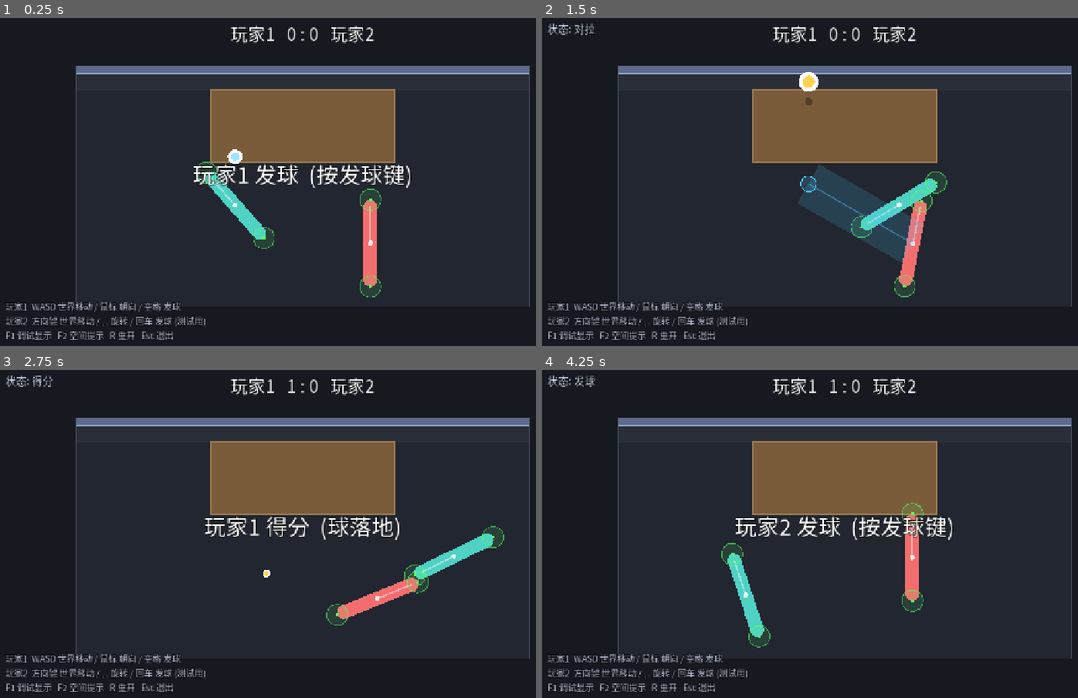
Above: before the commit, frames 1-4 (two rows, left to right).
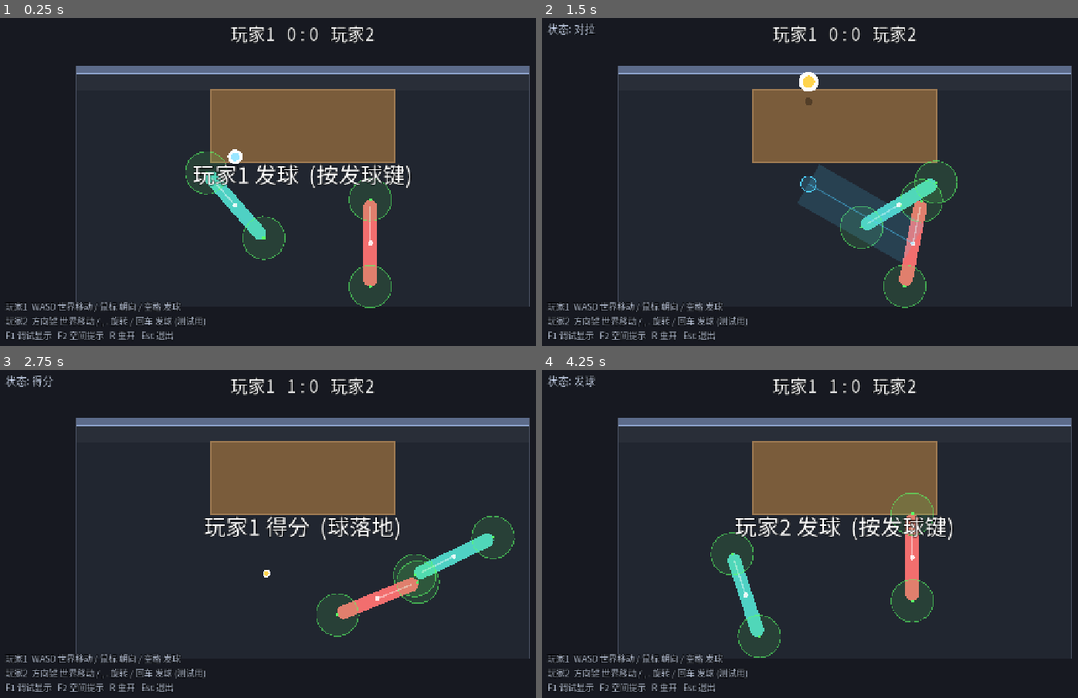
Above: after the commit, the same moments.

Repository: shuperidou/BMA-Arena
Game: Godot game, scene res://scenes/Main.tscn
Same seed, same stepped clock (60 frames per second), same inputs: the game is played once before the commit and once after it.
Inputs (mouse positions are in pixels of both pictures, inside the frame that each line leads up to):
- Up to frame 1 (0.25 s): no input
- Up to frame 2 (1.5 s): tap Enter at 0.5, 0.6 s; move the mouse to (981, 168) at 0.52 s; hold D 0.53-1.25 s; click (981, 168) at 0.67 s; tap Space at 0.77 s; drag from (718, 204) to (815, 254) at 1.27 s
- Up to frame 3 (2.75 s): move the mouse to (364, 461) at 2.02 s; hold D from 2.03 s (still down); tap Enter at 2.1 s
- Up to frame 4 (4.25 s): release D at 2.75 s; drag from (815, 606) to (659, 484) at 2.77 s; move the mouse to (1029, 589) at 3.52 s; hold A from 3.53 s (still down); tap Enter at 3.6 s; tap Space at 3.77 s

The runs differ from the first frame. In frame 1, 2.0% of the frame differs, in the area x 34-74%, y 40-89%; in frame 2, 1.6%; in frame 3, 1.8%; in frame 4, 1.9%.

Commit message:
tune: double hit-point reach radius (22 -> 44)

Diff:
--- a/scripts/autoload/game_config.gd
+++ b/scripts/autoload/game_config.gd
@@ -27,7 +27,7 @@
 var player_half_length: float = 90.0   ## 纺锤半长 (两端到中心)
 var player_radius: float = 14.0        ## 纺锤半径
 var player_mass: float = 1.0
-var hit_reach: float = 22.0            ## 击球点判定额外半径 [TUNED]
+var hit_reach: float = 44.0            ## 击球点判定额外半径 (翻倍) [TUNED]
 
 var move_speed: float = 360.0
 var move_accel: float = 3200.0         ## 速度变化最大加速度 (惯性/手感)
